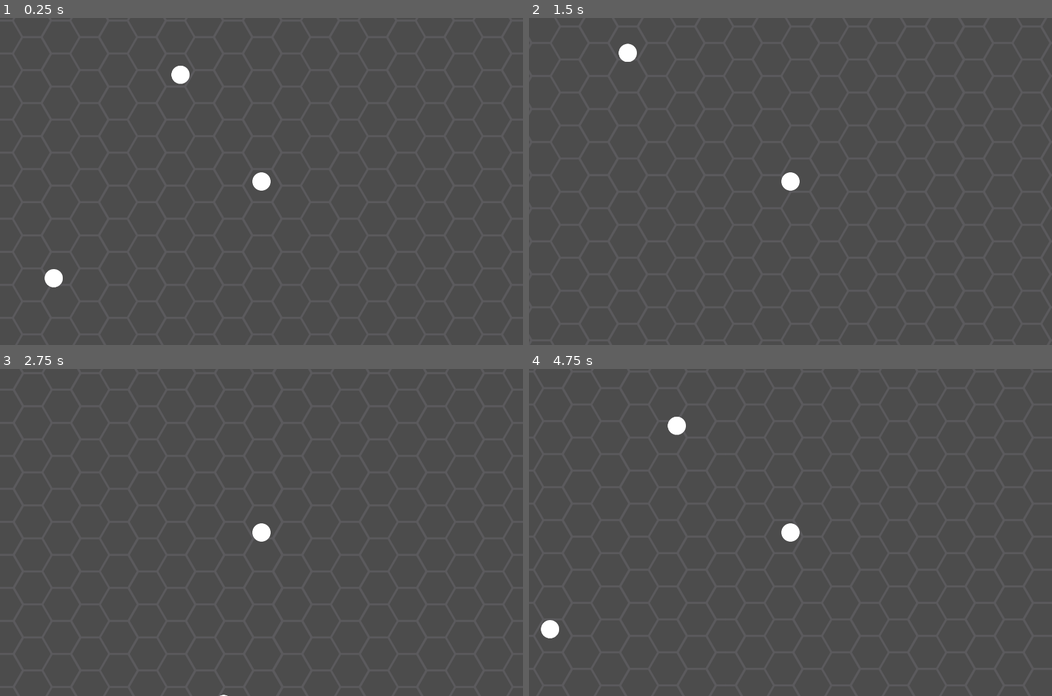
Above: before the commit, frames 1-4 (two rows, left to right).
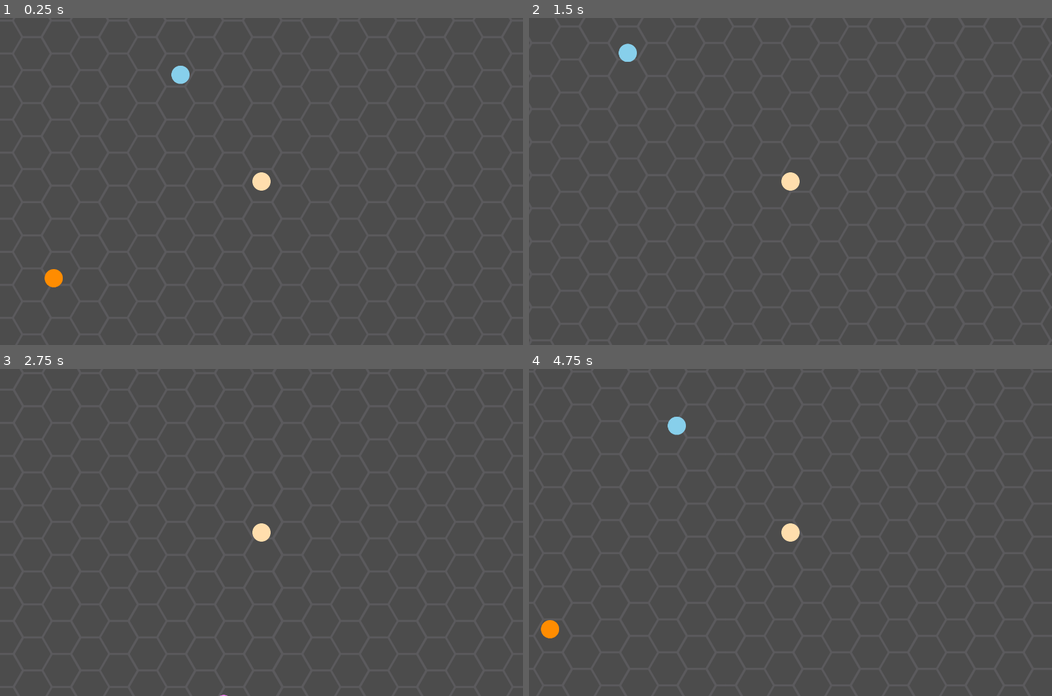
Above: after the commit, the same moments.

Repository: Chantun/mancha
Game: Godot game, scene res://scenes/world1.tscn
Two runs of this game, one before a commit and one after it. Both use one fixed random seed, a clock stepped at 60 frames per second and the inputs below.
Inputs:
- Up to frame 1 (0.25 s): no input
- Up to frame 2 (1.5 s): tap Enter at 0.5 s; hold Right (ui_right) 0.53-1.28 s; hold Down (ui_down) from 1.28 s (still down)
- Up to frame 3 (2.75 s): release Down (ui_down) at 2.03 s; hold Right (ui_right) from 2.03 s (still down)
- Up to frame 4 (4.75 s): release Right (ui_right) at 2.78 s; hold Up (ui_up) 2.78-3.53 s; hold Left (ui_left) from 3.53 s (still down)

The runs differ from the first frame. In frame 1, 0.5% of the frame differs, in the area x 8-52%, y 14-83%; in frame 2, 0.3%; in frame 3, 0.2%; in frame 4, 0.5%.

Commit message:
2nd commit, selfColor func

Diff:
--- a/sistem/scripts/Bot.gd
+++ b/sistem/scripts/Bot.gd
@@ -11,7 +11,6 @@
 
 func _ready():
 	randomize()
-#	#con el metodo de global elegimos el color y lo cambiamos
-#	selfColor = get_node("/root/global").color_picker()
-#	$Sprite.modulate = selfColor
-#
+
+func modulate_sprite():
+	$Sprite.modulate = Color(selfColor)
--- a/sistem/scripts/global.gd
+++ b/sistem/scripts/global.gd
@@ -9,51 +9,19 @@
 var preyColors = []
 
 func color_giver():
-#	randomizamos un resultado del array y lo eliminamos
+	#tomamos un array de nodos del grupo players
+	randomize()
 	var groupNodes = get_tree().get_nodes_in_group("Players")
+	#Loopeamos el array, asignandole un color random a cada nodo
+	for n in range(groupNodes.size()):
+		var node = groupNodes[n]
+		var randomNum = randi()%colors.size()
+		var color = colors[randomNum]
 
-	randomize()
-	var randomNum = randi()%colors.size()
-	var color = colors[randomNum]
-	enemyColors.append(color)
-	preyColors.append(color)
-
-	colors.remove(randomNum)
-
-	return color
-
-
-
-
-
-
-#func color_picker():
-#	#randomizamos un resultado del array y lo eliminamos
-#	randomize()
-#	var randomNum = randi()%colors.size()
-#	var color = colors[randomNum]
-##	enemyColors.append(color)
-###	preyColors.append(color)
-##
-##	colors.remove(randomNum)
-#	return color
-#
-#func enemy_picker(selfColor):
-#	#randomiza un resultado del array y elimina
-#	randomize()
-#	var randomNum = randi()%enemyColors.size()
-#	var enemyColor = enemyColors[randomNum]
-#	return enemyColor
-#
-#func prey_picker(selfColor, enemyColor):
-#	#randomizamos un resultado del array y lo eliminamos
-#	randomize()
-#	var randomNum = randi()%preyColors.size()
-#	var preyColor = preyColors[randomNum]
-#	return preyColor
-#
-#func delete_eColor(col):
-#	enemyColors.erase(col)
-#
-#func delete_pColor(col):
-#	preyColors.erase(col)
+		node.selfColor = color
+		#agregamos el color a listas de enemy, prey y eliminamos de colors.
+		enemyColors.append(color)
+		preyColors.append(color)
+		colors.remove(randomNum)
+		#llamamos a la funcion del nodo que setea el color en el sprite
+		node.modulate_sprite()
--- a/sistem/scripts/player.gd
+++ b/sistem/scripts/player.gd
@@ -1,6 +1,6 @@
 extends KinematicBody2D
 
-var selfNmbr
+var selfNmbr = "player"
 var selfColor
 var enemyColor
 var preyColor
@@ -14,10 +14,6 @@
 
 func _ready():
 	globalNode = get_node("/root/global")
-#	#con el metodo de global elegimos el color y lo cambiamos
-#	selfColor = globalNode.color_picker()
-#	$Sprite.modulate = selfColor
-
 
 
 func _physics_process(delta):
@@ -35,3 +31,6 @@
 		direction = direction.normalized() * speed
 
 	move_and_collide(direction)
+
+func modulate_sprite():
+	$Sprite.modulate = Color(selfColor)
Not shown, added: .gitignore
